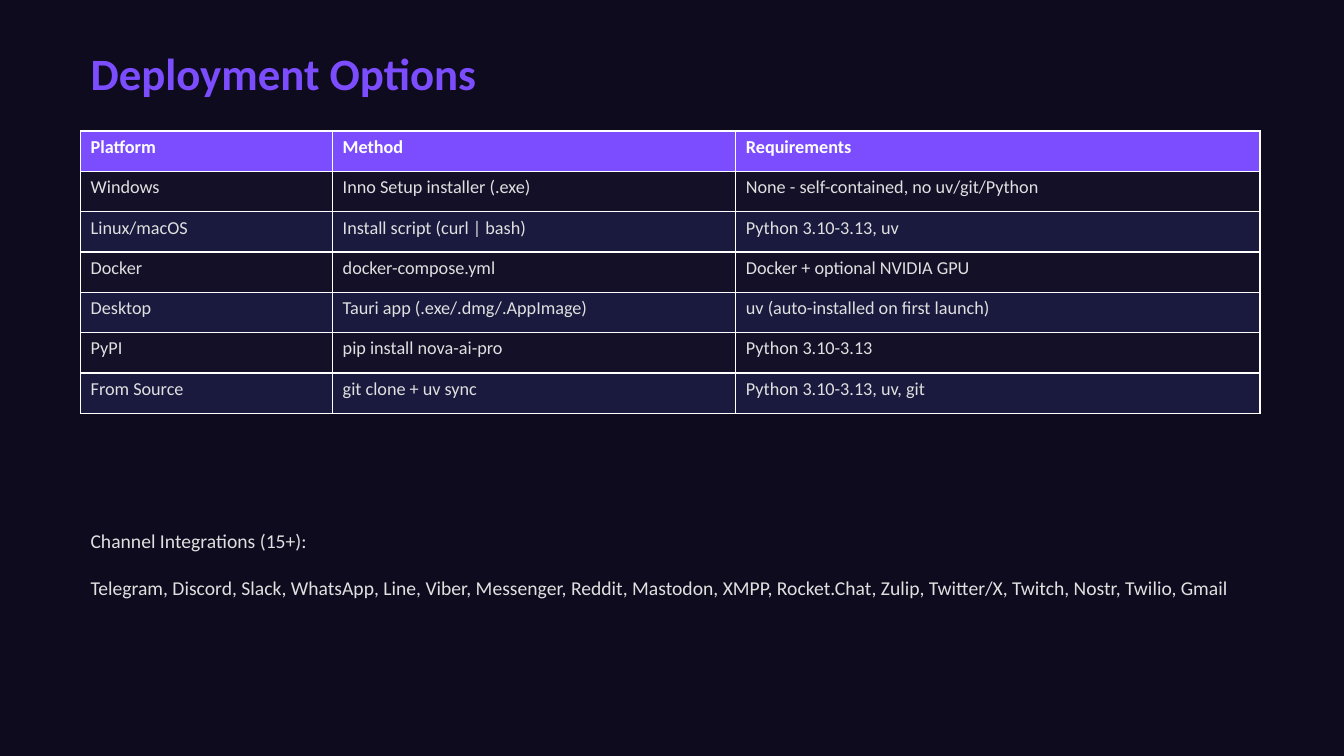
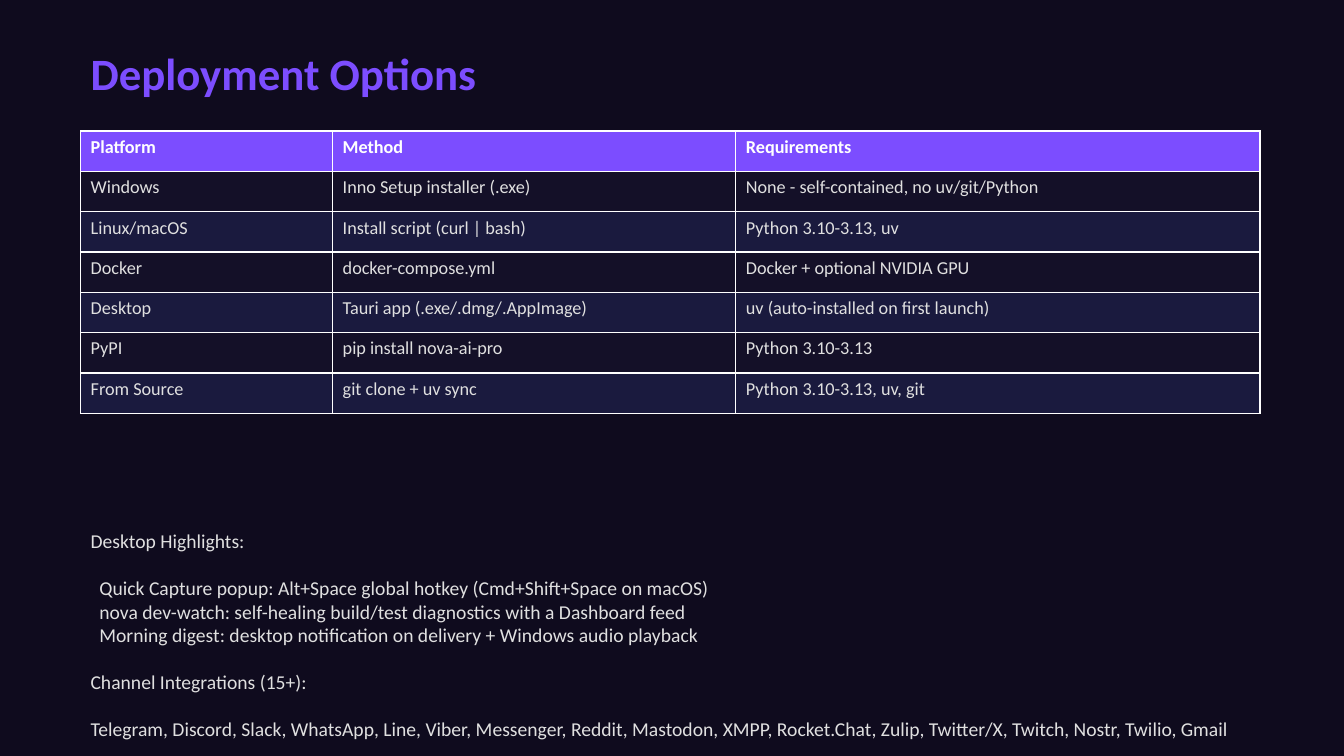
Before and after one commit to Hamza35779/NOVA-AI, a slide deck: slide 10 of docs/proposal/NOVA_AI_Technical_Presentation.pptx. Drawn at 1344x756 pixels with LibreOffice and Linux fonts; fonts in the diff are those of the drawing. Boxes give left, top, right and bottom in pixels: in the first picture for what was removed or moved away, otherwise in the second. Text is boxed around its words. In the diff, an @@ line names an element or a change of style, - is before the commit and + after.

```diff
--- a/docs/proposal/NOVA_AI_Technical_Presentation.pptx
+++ b/docs/proposal/NOVA_AI_Technical_Presentation.pptx
@@ text at (x1=91, y1=534, x2=1227, y2=740): text changed @@
-Channel Integrations (15+):
-Telegram, Discord, Slack, WhatsApp, Line, Viber, Messenger, Reddit, Mastodon, XMPP, Rocket.Chat, Zulip, Twitter/X, Twitch, Nostr, Twilio, Gmail
+Desktop Highlights:
+Quick Capture popup: Alt+Space global hotkey (Cmd+Shift+Space on macOS)
+nova dev-watch: self-healing build/test diagnostics with a Dashboard feed
+Morning digest: desktop notification on delivery + Windows audio playback
+Channel Integrations (15+):
+Telegram, Discord, Slack, WhatsApp, Line, Viber, Messenger, Reddit, Mastodon, XMPP, Rocket.Chat, Zulip, Twitter/X, Twitch, Nostr, Twilio, Gmail
```
Also in this commit, not shown: 2 other slides changed, 5 other files.
